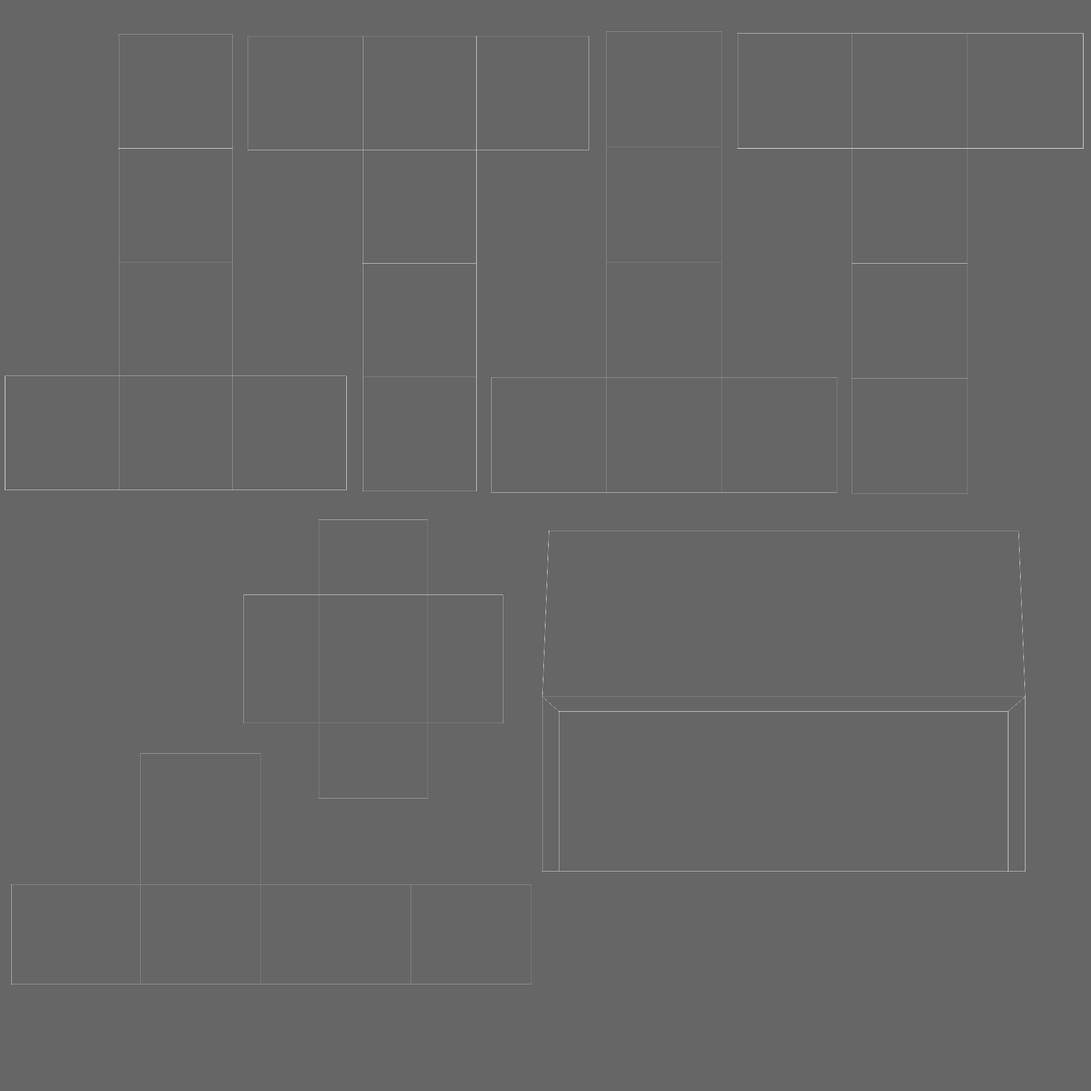
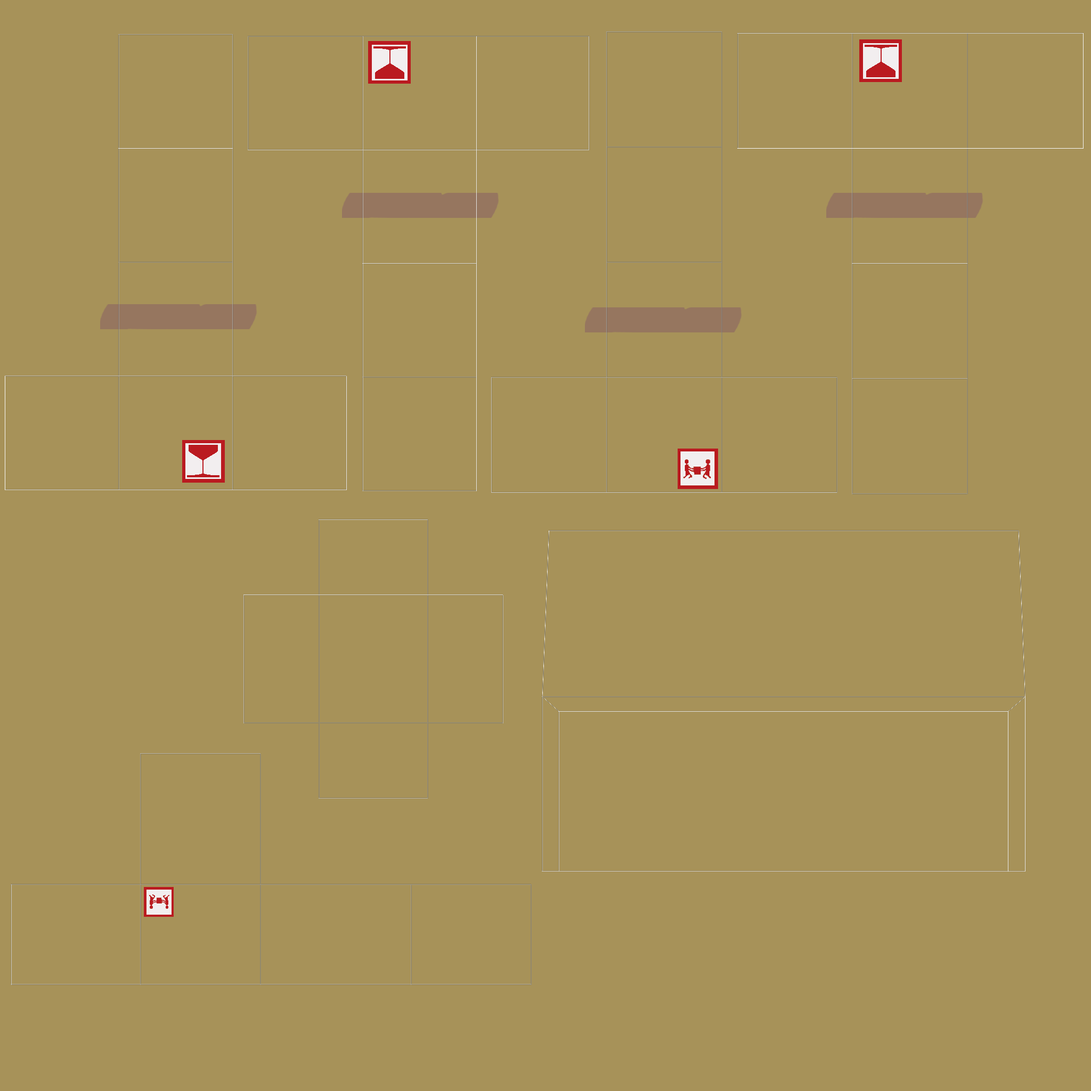
Comparing the layer stacks of the two 1091px x 1091px images. Changes:
added layer "Tape" above "Fragile Sticker" over [100, 192, 985, 333]
added layer "Fragile Sticker" (1st of 3) above "Fragile Sticker" over [859, 39, 903, 83]
added layer "Fragile Sticker" (2nd of 3) above "Fragile Sticker" over [368, 41, 411, 84]
added layer "Fragile Sticker" (3rd of 3) above "Heavy Lift Sticker" over [182, 440, 225, 483]
added layer "Heavy Lift Sticker" (1st of 2) above "Heavy Lift Sticker" over [677, 448, 719, 490]
added layer "Heavy Lift Sticker" (2nd of 2) above "Light Brown Background" over [143, 887, 174, 918]
added layer "Light Brown Background" above "White Container Background" over [0, 0, 1091, 1091]
added layer "White Container Background" above "Layer 1" over [0, 0, 1091, 1091]
